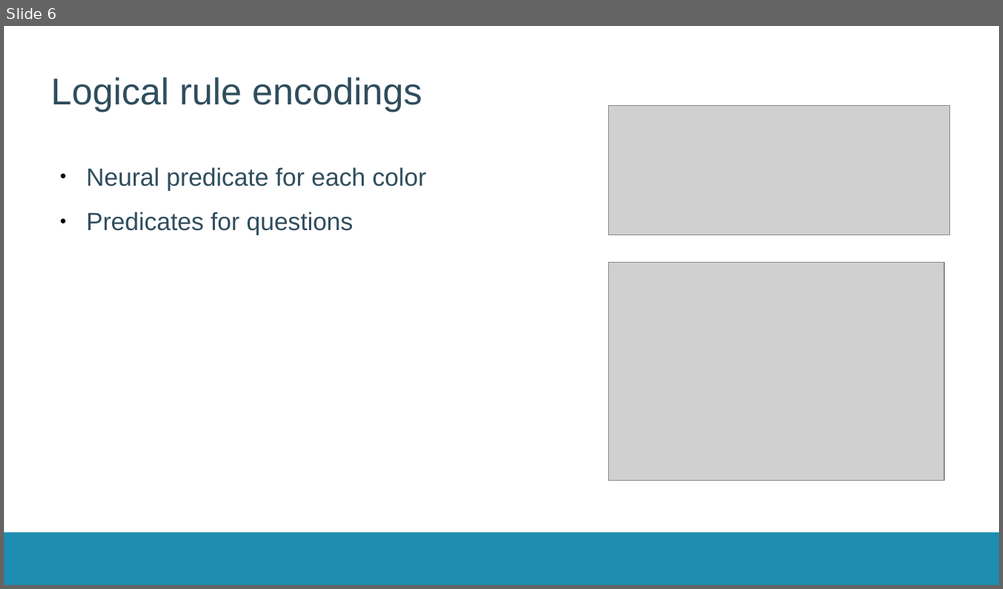
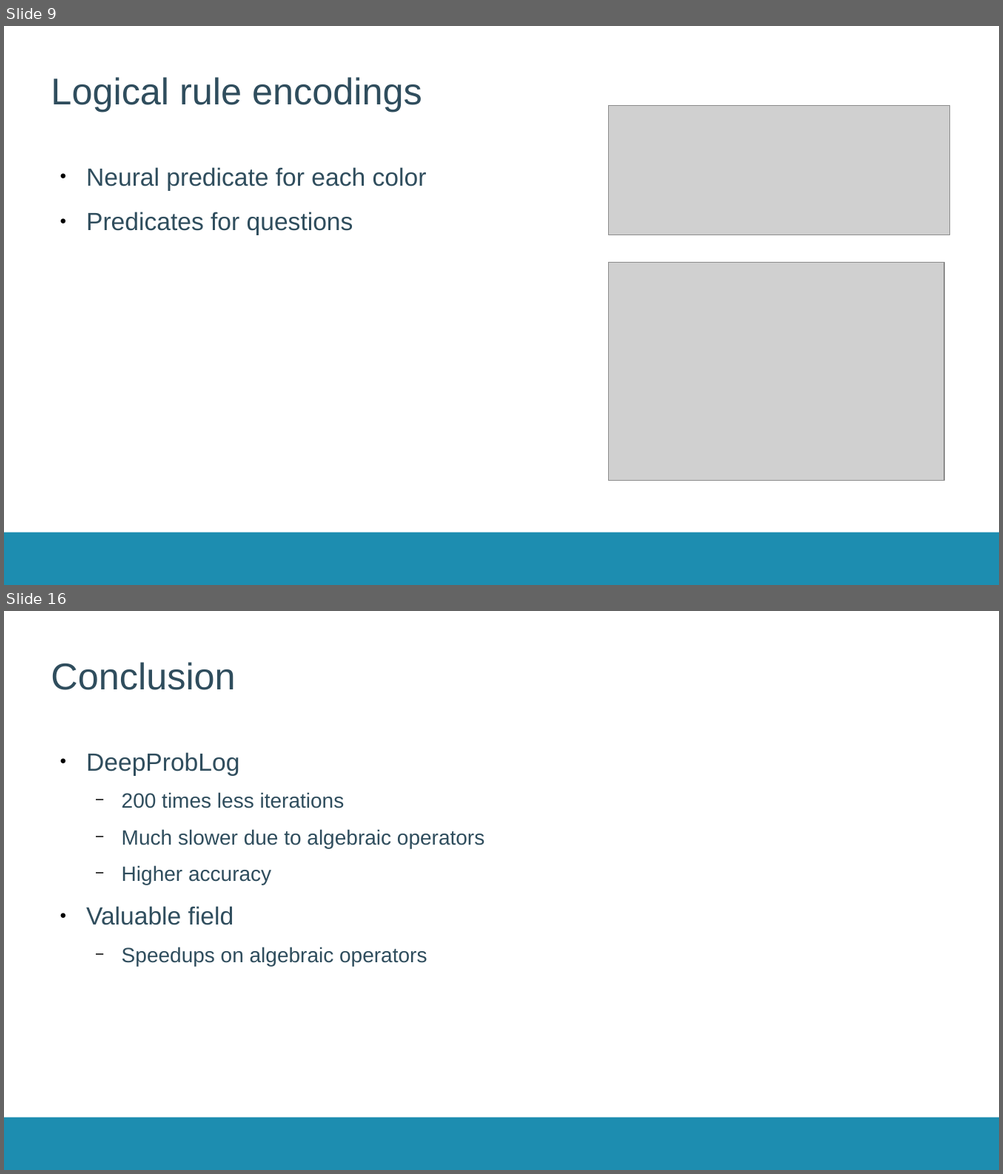
Before and after one commit to JorritWillaert/Capita-Selecta-Neuro-Symbolic-AI, a slide deck: presentation/presentation.odp. Shown one above the other, each under a label of ours: slide 6 before the commit, slides 9 and 16 after it; the slides between them are not shown. The pictures are 1003x589 and 1003x1174 pixels, drawn with LibreOffice and Linux fonts; fonts in the diff are those of the drawing; grey boxes stand for pictures; background and template pictures are left out. Boxes give left, top, right and bottom in pixels: in the first picture for what was removed or moved away, otherwise in the second. Text is boxed around its words. In the diff, an @@ line names an element or a change of style, - is before the commit and + after.

```diff
--- a/presentation/presentation.odp
+++ b/presentation/presentation.odp
@@ slide 16 added at <box>4,611,999,1170</box>, background #FFFFFF; not listed: 1 template element that a slide beside it also shows @@
@@ title added at <box>51,662,235,690</box>, 36 pt, text #2F4D5D @@
+Conclusion
@@ text added at <box>86,752,484,966</box>, 20 pt, text #2F4D5D @@
+● DeepProbLog
+  − 200 times less iterations
+  − Much slower due to algebraic operators
+  − Higher accuracy
+● Valuable field
+  − Speedups on algebraic operators
@@ what was slide 6 is now slide 9 @@
```
Also in this commit, not shown: 1 slide changed, 10 other slides added, 2 slides removed, 1 other file.
